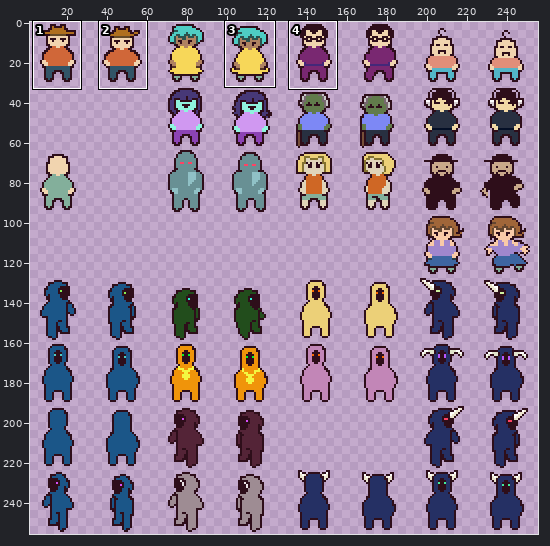
Sprite sheet -- sheets/npcs.png. The picture above shows the old version from afar; the outline marks the close-up.
Close-up. The starting point:
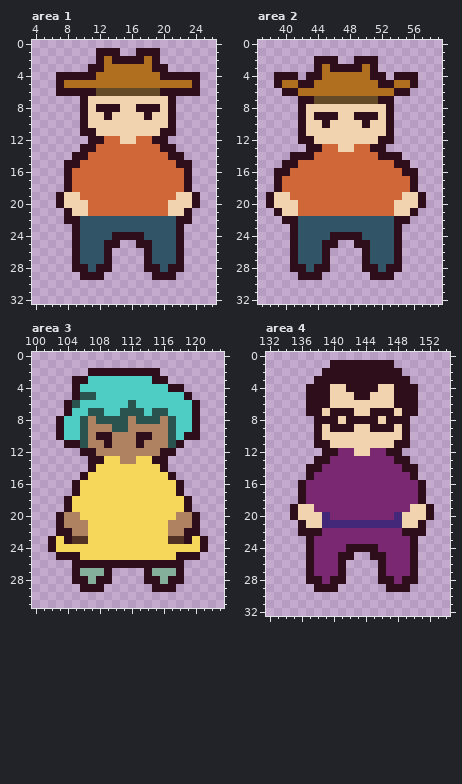
The file is 256x256 pixels. Colours within 5 levels of each other are drawn and written as one. Shown: area 1: x 4..26, y 0..32; area 2: x 37..59, y 0..32; area 3: x 100..123, y 0..31; area 4: x 132..154, y 0..32. The wide view leaves out empty margins. The commit also changed other parts of the picture, which this record leaves out.
After the commit:
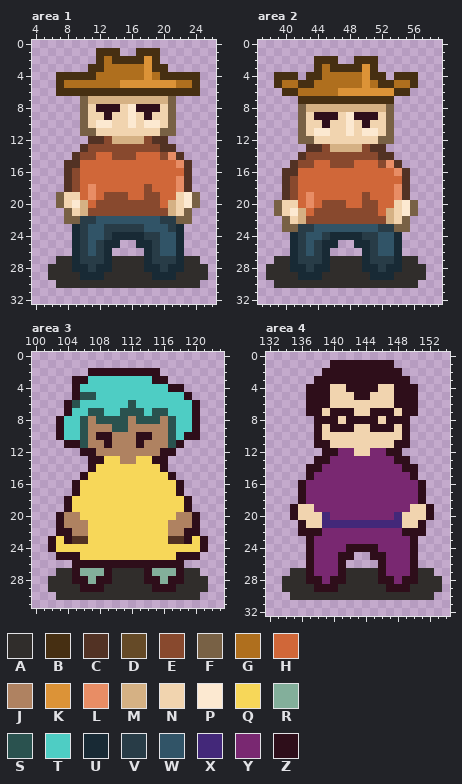
Palette (. is transparent): A #302d2b  B #462f12  C #523224  D #654a27  E #88492e  F #786145  G #af6f1e  H #d06739  J #af8261  K #dc9337  L #e88d65  M #d5b184  N #f1d4af  P #fce9d1  Q #f7d759  R #83af9b  S #2a524f  T #4ecdc4  U #182a35  V #283c47  W #315467  X #432879  Y #792871  Z #2e0e1a
Changes in this commit:
--- area 1
@@ x 4..26 @@
  0 .......................
- 1 ........ZZZ..ZZZ.......
- 2 ........ZGZZZZGZ.......
- 3 .......ZZGGGGGGZZ......
- 4 ...ZZZZZGGGGGGGGZZZZZ..
- 5 ...ZGGGGGGGGGGGGGGGGZ..
- 6 ...ZZZZZDDDDDDDDZZZZZ..
- 7 ......ZNNNNNNNNNNZ.....
- 8 ......ZNZZZNNZZZNZ.....
- 9 ......ZNNZNNNNZNNZ.....
-10 ......ZNNNNNNNNNNZ.....
-11 ......ZZNNNNNNNNZZ.....
-12 .......ZZHHNNHHZZ......
-13 ......ZZHHHHHHHHZZ.....
-14 .....ZZHHHHHHHHHHZZ....
-15 ....ZZHHHHHHHHHHHHZZ...
-16 ....ZHHHHHHHHHHHHHHZ...
-17 ....ZHHHHHHHHHHHHHHZ...
-18 ....ZHHHHHHHHHHHHHHZ...
-19 ...ZNNHHHHHHHHHHHHNNZ..
-20 ...ZNNNHHHHHHHHHHNNNZ..
-21 ....ZNNHHHHHHHHHHNNZ...
-22 ....ZZWWWWWWWWWWWWZZ...
-23 .....ZWWWWWWWWWWWWZ....
-24 .....ZWWWWZZZZWWWWZ....
-25 .....ZWWWZZ..ZZWWWZ....
-26 .....ZWWWZ....ZWWWZ....
-27 .....ZWWWZ....ZWWWZ....
-28 .....ZZWZZ....ZZWZZ....
-29 ......ZZZ......ZZZ.....
-30 .......................
+ 1 ........BBB..BBB.......
+ 2 ........BGBBBBKB.......
+ 3 .......BBGGGGGKBB......
+ 4 ...BBBBBGGGGGGKGBBBBB..
+ 5 ...BGGGGGGGKKKKKKKGGB..
+ 6 ...BBBBBBBBBBBBBBBBBB..
+ 7 ......FMMMMMMMMMMF.....
+ 8 ......FNZZZNPZZZNF.....
+ 9 ......FNNZNNPNZNNF.....
+10 ......FNPPNNPNPPNF.....
+11 ......FFNNNNNNNNFF.....
+12 .......CCEMMMMECC......
+13 ......CEEEEEEEEECC.....
+14 .....CEEHHEEEHHHELC....
+15 ....CCHHHHHHHHHHHHLC...
+16 ....CEHHHHHHHHHHHHHC...
+17 ....CEHHHHHHHHHHHHLC...
+18 ....CEHLHHHHHHEHHHLC...
+19 ...FNNHLHEEEHHEEHHNPF..
+20 ...FNPMHEEEEEEEEHMNPF..
+21 ....FNMEEEEEEEEEEMNF...
+22 ....FFVVWWWWWWWWVVFF...
+23 .....UVWWVVVVVWWWVU....
+24 .....UVWWVUUUUVVWWU....
+25 .....UVWVUU..UUVWWU....
+26 .....UVWVU....UVWWU....
+27 ...AAUVVVUAAAAUVVVUAA..
+28 ..AAAUUVUUAAAAUUVUUAAA.
+29 ..AAAAUUUAAAAAAUUUAAAA.
+30 ...AAAAAAAAAAAAAAAAAA..
 31 .......................
--- area 2
@@ x 37..59 @@
  1 .......................
- 2 .......ZZZ..ZZZ........
- 3 .......ZGZZZZGZ........
- 4 ..ZZZ.ZZGGGGGGZZ.ZZZ...
- 5 ..ZGGZZGGGGGGGGZZGGZ...
- 6 ...ZZGGGGGGGGGGGGZZ....
- 7 .....ZZDDDDDDDDZZ......
- 8 .....ZNNNNNNNNNNZ......
- 9 .....ZNZZZNNZZZNZ......
-10 .....ZNNZNNNNZNNZ......
-11 .....ZNNNNNNNNNNZ......
-12 .....ZZNNNNNNNNZZ......
-13 ......ZZHHNNHHZZ.......
-14 ....ZZZHHHHHHHHZZZ.....
-15 ...ZZHHHHHHHHHHHHZZ....
-16 ..ZZHHHHHHHHHHHHHHZZ...
-17 ..ZHHHHHHHHHHHHHHHHZ...
-18 ..ZHHHHHHHHHHHHHHHHZ...
-19 .ZNNHHHHHHHHHHHHHHNNZ..
-20 .ZNNNHHHHHHHHHHHHNNNZ..
-21 ..ZNNHHHHHHHHHHHHNNZ...
-22 ...ZZWWWWWWWWWWWWZZ....
-23 ....ZWWWWWWWWWWWWZ.....
-24 ....ZWWWWZZZZWWWWZ.....
-25 ....ZWWWZZ..ZZWWWZ.....
-26 ....ZWWWZ....ZWWWZ.....
-27 ....ZWWWZ....ZWWWZ.....
-28 ....ZZWZZ....ZZWZZ.....
-29 .....ZZZ......ZZZ......
-30 .......................
+ 2 .......BBB..BBB........
+ 3 .......BGBBBBKB........
+ 4 ..BBB.BBGGGGGKBB.BBB...
+ 5 ..BGGBBGGGGGGKGBBGGB...
+ 6 ...BBGGGGGKKKKKKKBB....
+ 7 .....BBBBBBBBBBBB......
+ 8 .....FMMMMMMMMMMF......
+ 9 .....FNZZZNPZZZNF......
+10 .....FNNZNNPNZNNF......
+11 .....FNPPNNPNPPNF......
+12 .....FFNNNNNNNNFF......
+13 ......CCEMMMMECC.......
+14 .....CEEEEEEEEECC......
+15 ....CEEHHEEEHHHELC.....
+16 ...CCHHHHHHHHHHHHLC....
+17 ...CEHHHHHHHHHHHHHC....
+18 ...CEHHHHHHHHHHHHLC....
+19 ...CEHLHHHHHHEHHHLC....
+20 ..FNNHLHEEEHHEEHHNPF...
+21 ..FNPMHEEEEEEEEHMNPF...
+22 ...FNMEEEEEEEEEEMNF....
+23 ...FFVVWWWWWWWWVVFF....
+24 ....UVWWVUUUUVVWWU.....
+25 ....UVWVUU..UUVWWU.....
+26 ....UVWVU....UVWWU.....
+27 ..AAUVVVUAAAAUVVVUAA...
+28 .AAAUUVUUAAAAUUVUUAAA..
+29 .AAAAUUUAAAAAAUUUAAAA..
+30 ..AAAAAAAAAAAAAAAAAA...
 31 .......................
--- area 3
@@ x 100..123 @@
 26 .....ZZZZZZZZZZZZZZ.....
-27 .....ZRRRZ....ZRRRZ.....
-28 .....ZZRZZ....ZZRZZ.....
-29 ......ZZZ......ZZZ......
-30 ........................
+27 ...AAZRRRZAAAAZRRRZAA...
+28 ..AAAZZRZZAAAAZZRZZAAA..
+29 ..AAAAZZZAAAAAAZZZAAAA..
+30 ...AAAAAAAAAAAAAAAAAA...
 31 ........................
--- area 4
@@ x 132..154 @@
 26 .....ZYYYZ....ZYYYZ....
-27 .....ZYYYZ....ZYYYZ....
-28 .....ZZYZZ....ZZYZZ....
-29 ......ZZZ......ZZZ.....
-30 .......................
+27 ...AAZYYYZAAAAZYYYZAA..
+28 ..AAAZZYZZAAAAZZYZZAAA.
+29 ..AAAAZZZAAAAAAZZZAAAA.
+30 ...AAAAAAAAAAAAAAAAAA..
 31 .......................
Where, in picture pixels (left, top, right, bottom), the same in both close-ups:
changed: (48, 48, 208, 288)
changed: (266, 56, 426, 288)
added: (48, 568, 208, 600)
added: (282, 568, 442, 600)
